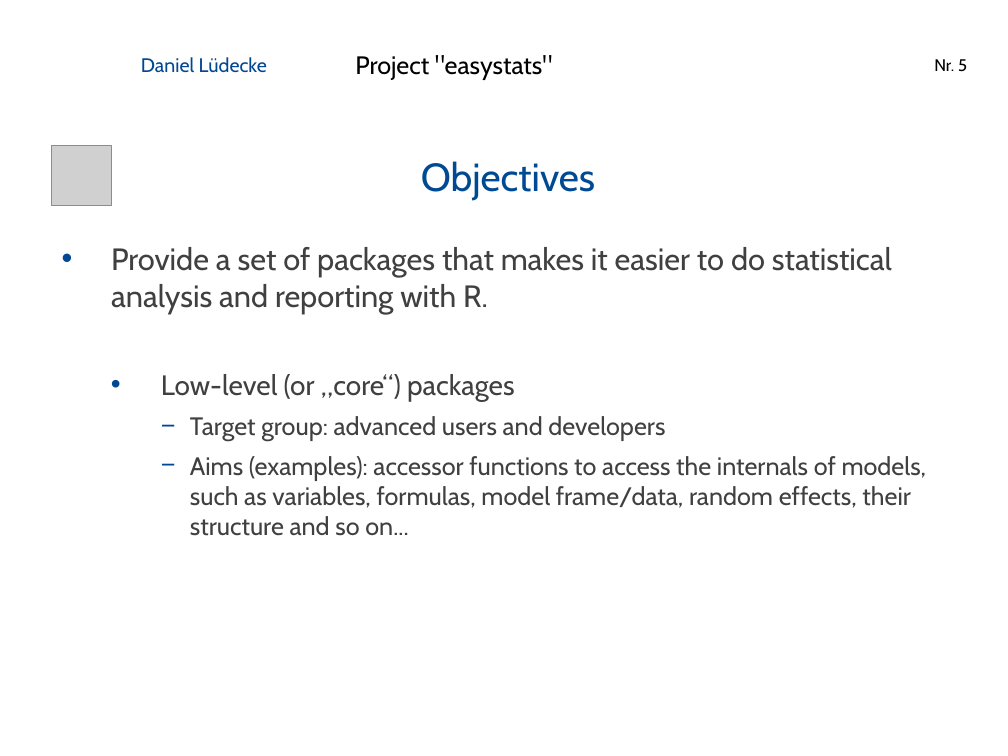
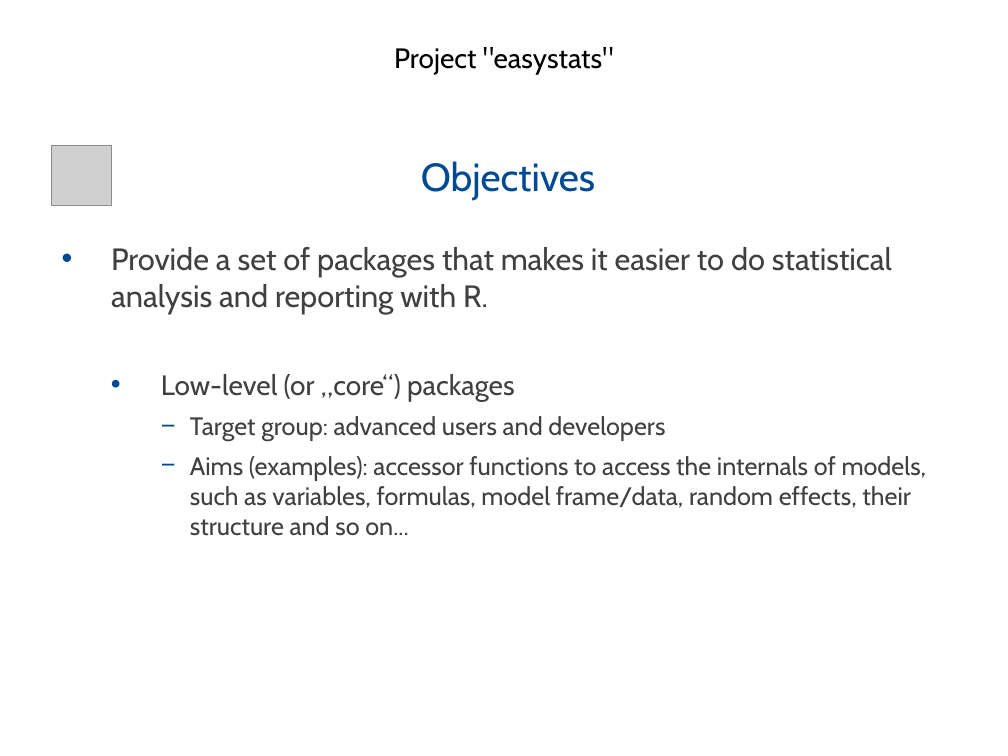
Before and after one commit to easystats/easystats, a slide deck: slide 5 of presentations/2019-02_Hamburg_RUG/1902 Hamburg RUG easystats.pptx. Drawn at 1008x756 pixels with LibreOffice and Linux fonts; fonts in the diff are those of the drawing; grey boxes stand for pictures; background and template pictures are left out. Boxes give left, top, right and bottom in pixels: in the first picture for what was removed or moved away, otherwise in the second. Text is boxed around its words. In the diff, an @@ line names an element or a change of style, - is before the commit and + after.

```diff
--- a/presentations/2019-02_Hamburg_RUG/1902 Hamburg RUG easystats.pptx
+++ b/presentations/2019-02_Hamburg_RUG/1902 Hamburg RUG easystats.pptx
@@ text "Project "easystats"": place and size @@
-text "Project "easystats"" at [355,55,553,80]
+text "Project "easystats"" at [394,47,614,75]
@@ text "Project "easystats"" at [394,47,614,75]: size 18 to 20 pt; alignment left to centre @@
@@ text removed at [141,57,267,73] @@
-Daniel Lüdecke
@@ page number removed at [934,59,967,72] @@
-Nr. 5
```
Also in this commit, not shown: 12 other slides changed, 1 other file.
